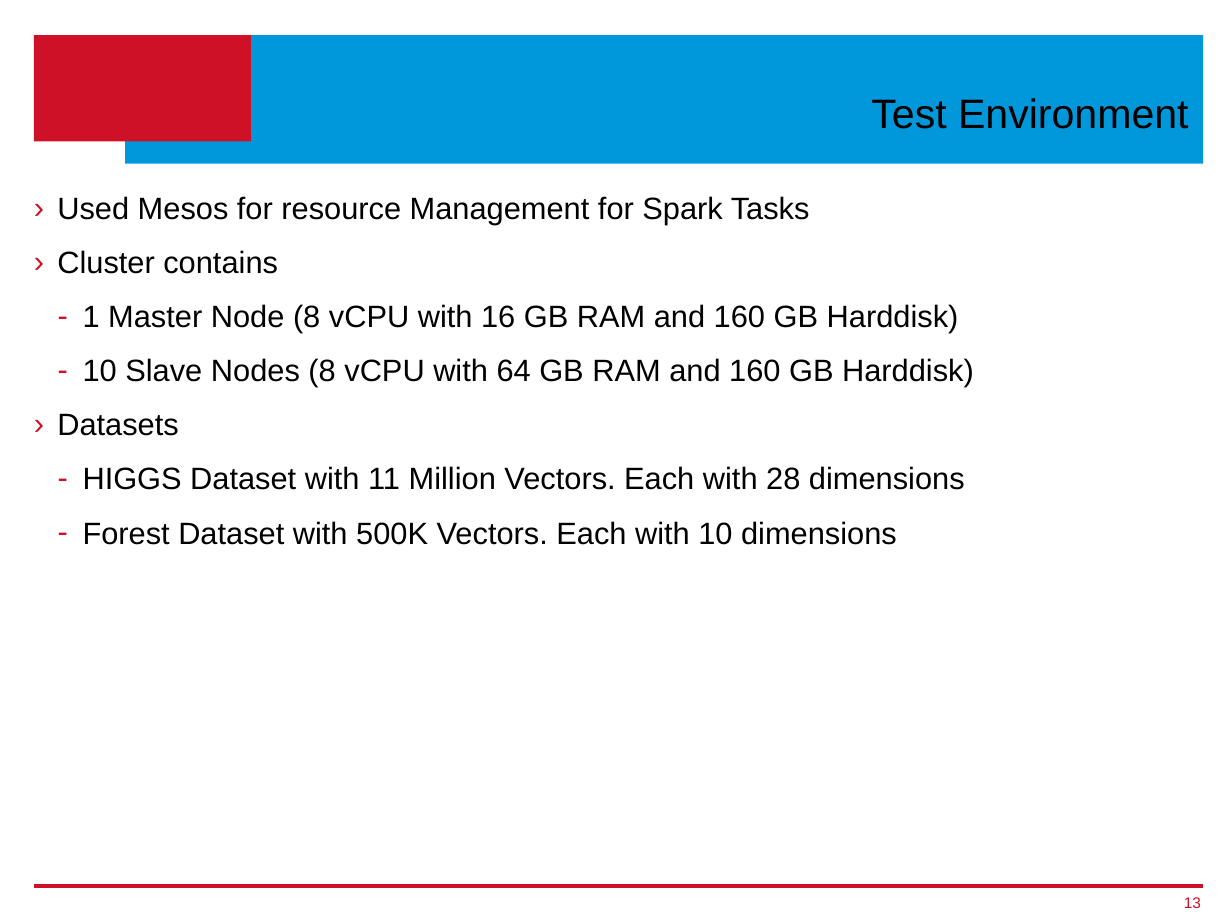
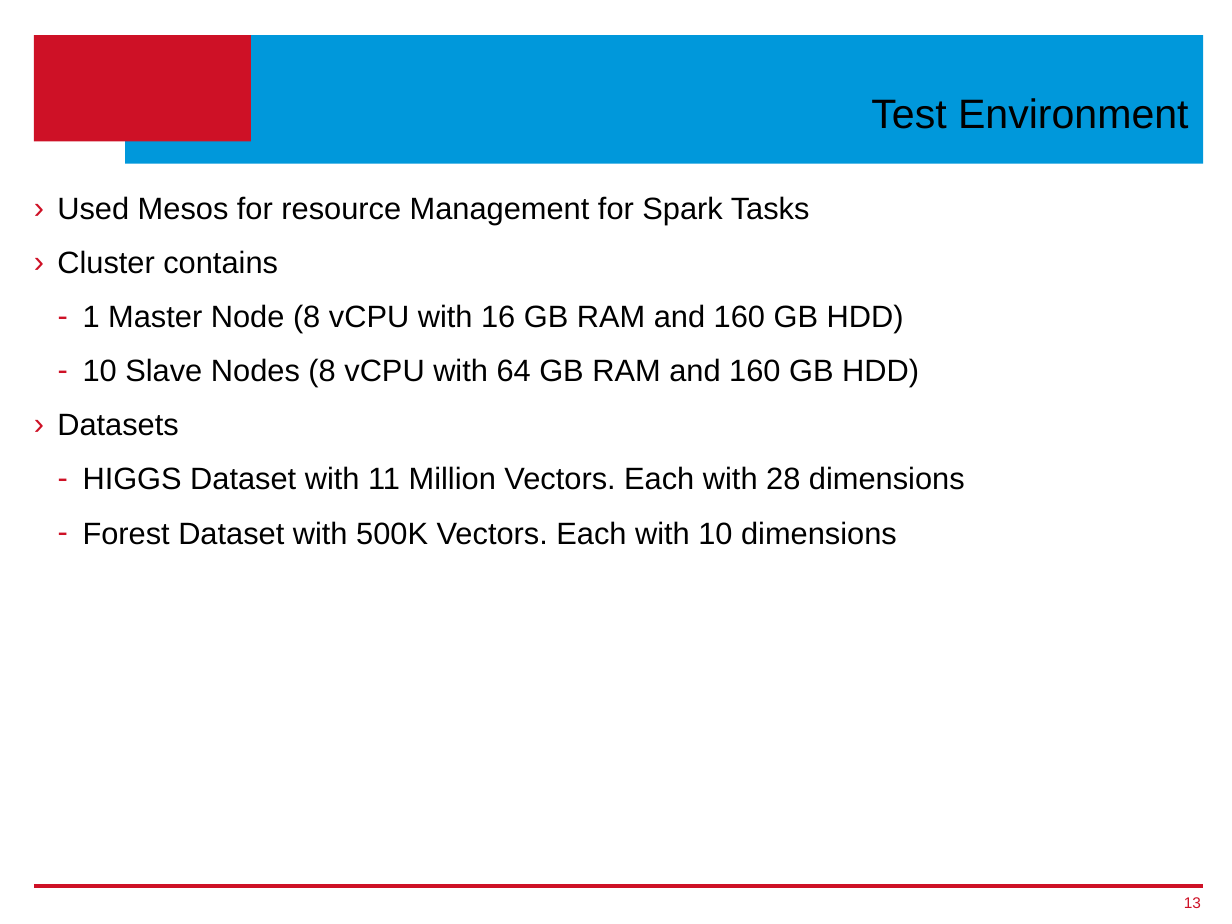
Before and after one commit to ageekymonk/syduni_ms_report, a slide deck: slide 13 of Thesis-Presentation_v1.pptx. Drawn at 1232x924 pixels with LibreOffice and Linux fonts; fonts in the diff are those of the drawing; background and template pictures are left out. Boxes give left, top, right and bottom in pixels: in the first picture for what was removed or moved away, otherwise in the second. Text is boxed around its words. In the diff, an @@ line names an element or a change of style, - is before the commit and + after.

```diff
--- a/Thesis-Presentation_v1.pptx
+++ b/Thesis-Presentation_v1.pptx
@@ text at bbox=[83, 304, 919, 387]: text changed @@
-  – 1 Master Node (8 vCPU with 16 GB RAM and 160 GB Harddisk)
-  – 10 Slave Nodes (8 vCPU with 64 GB RAM and 160 GB Harddisk)
+  – 1 Master Node (8 vCPU with 16 GB RAM and 160 GB HDD)
+  – 10 Slave Nodes (8 vCPU with 64 GB RAM and 160 GB HDD)
```
Also in this commit, not shown: 8 other slides changed, 2 slides added.
